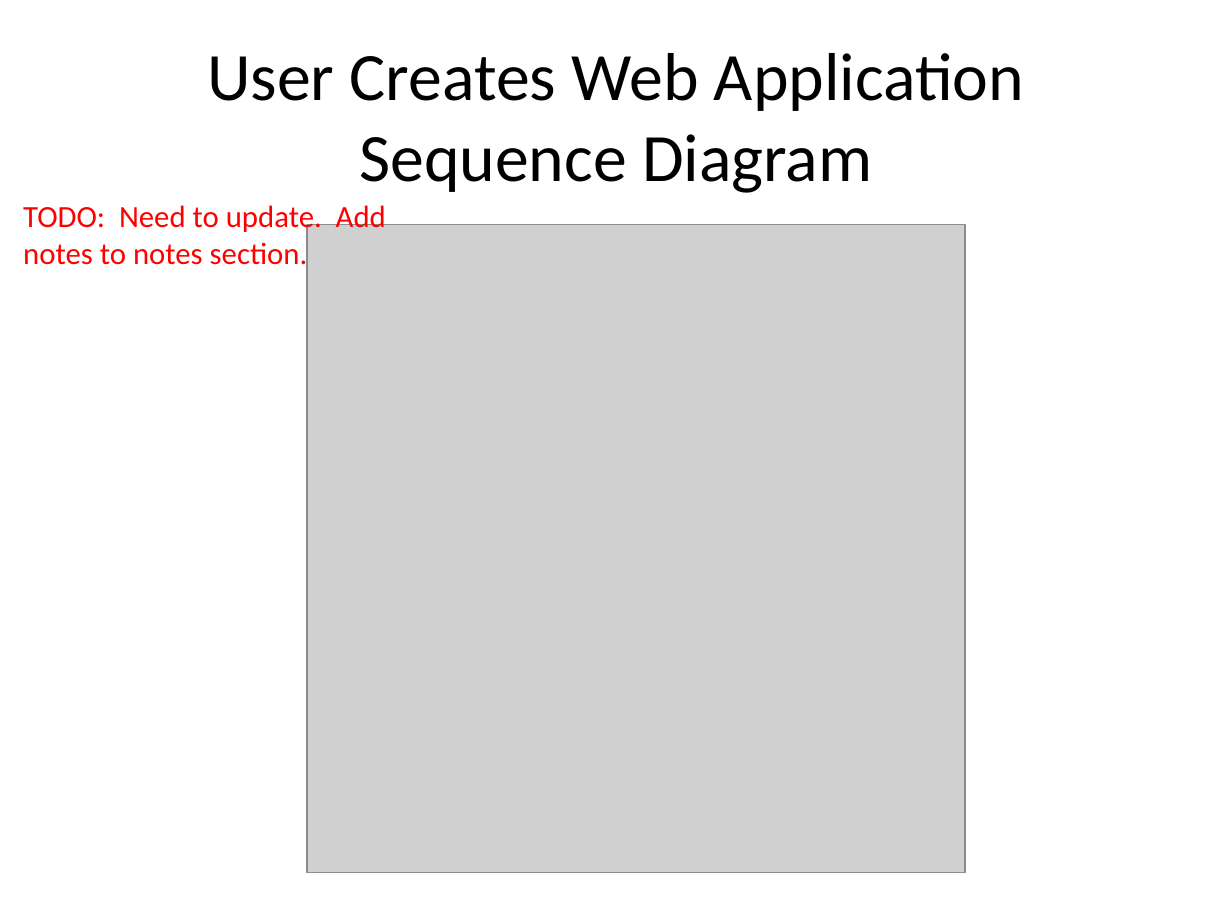
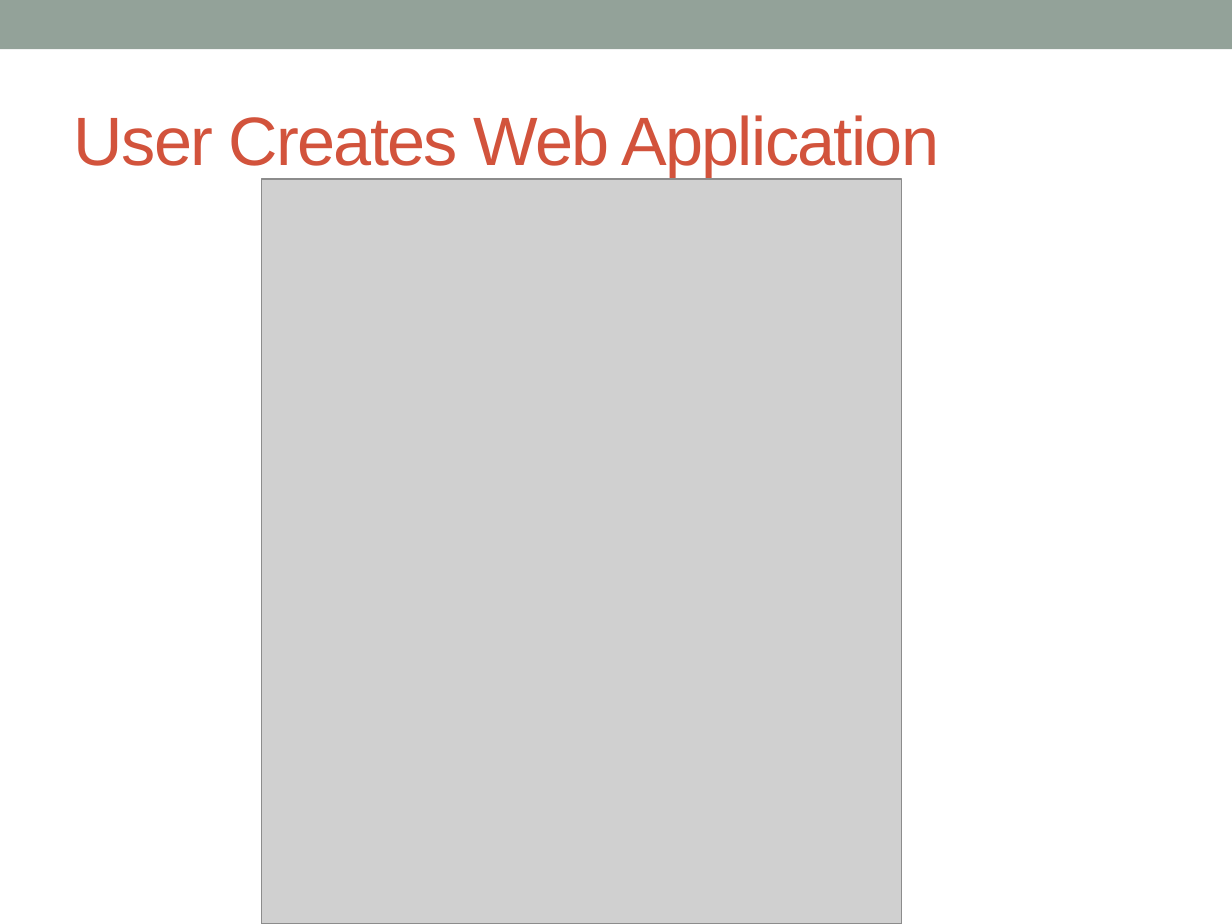
Before and after one commit to nodemvc/node-mvc, a slide deck: slide 6 of Documents/nodeMvcPresentation.pptx (slide 7 before the commit). Drawn at 1232x924 pixels with LibreOffice and Linux fonts; fonts in the diff are those of the drawing; grey boxes stand for pictures. Boxes give left, top, right and bottom in pixels: in the first picture for what was removed or moved away, otherwise in the second. Text is boxed around its words. In the diff, an @@ line names an element or a change of style, - is before the commit and + after.

Commit message:
Updated diagrams.

```diff
--- a/Documents/nodeMvcPresentation.pptx
+++ b/Documents/nodeMvcPresentation.pptx
@@ rectangle added at (x1=0, y1=0, x2=1232, y2=49), fill #93A299 @@
@@ title at (x1=74, y1=115, x2=939, y2=178): text changed; size 39.6 to 40 pt; font Calibri to Arial; text colour #000000 to #D2533C @@
-User Creates Web Application Sequence Diagram
+User Creates Web Application
@@ picture resized from (x1=307, y1=224, x2=965, y2=872) to (x1=261, y1=179, x2=902, y2=924) @@
@@ text removed at (x1=23, y1=202, x2=386, y2=273) @@
-TODO: Need to update. Add notes to notes section.
```
Also in this commit, not shown: 7 other slides changed, 6 slides added, 4 slides removed.
